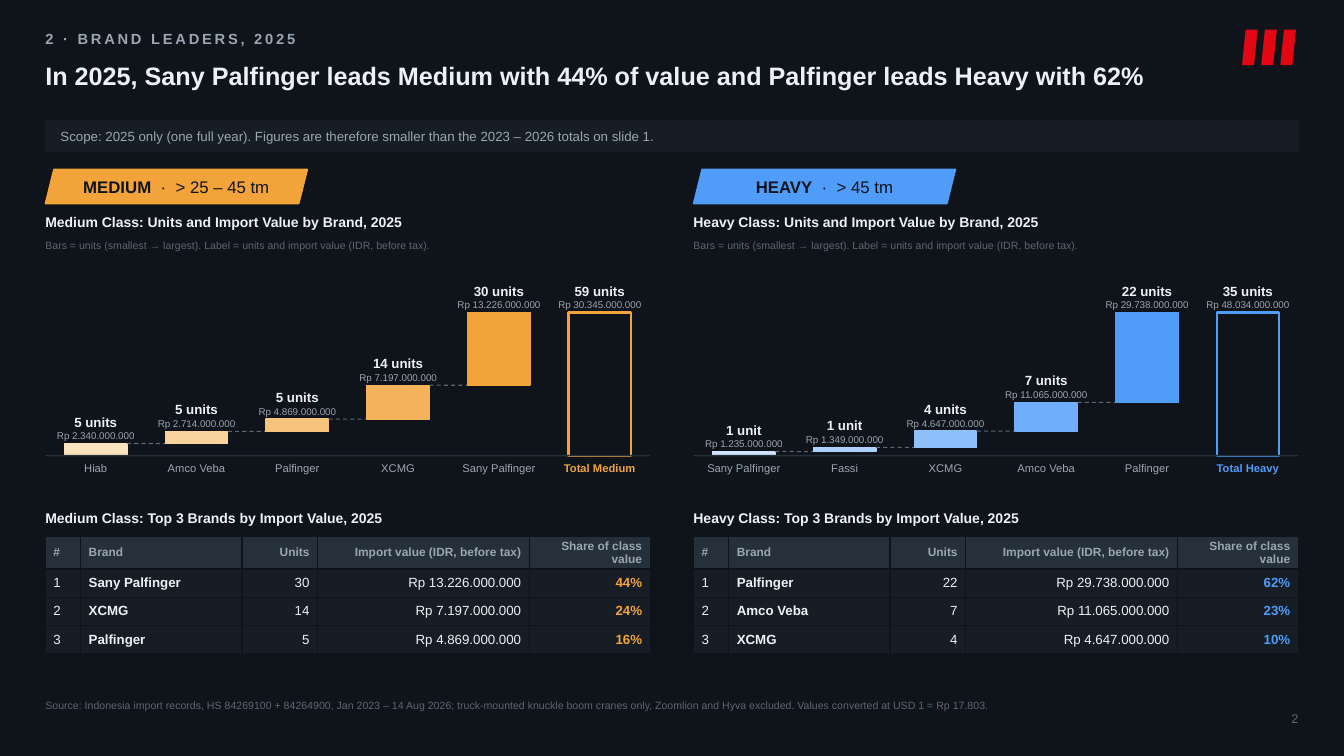
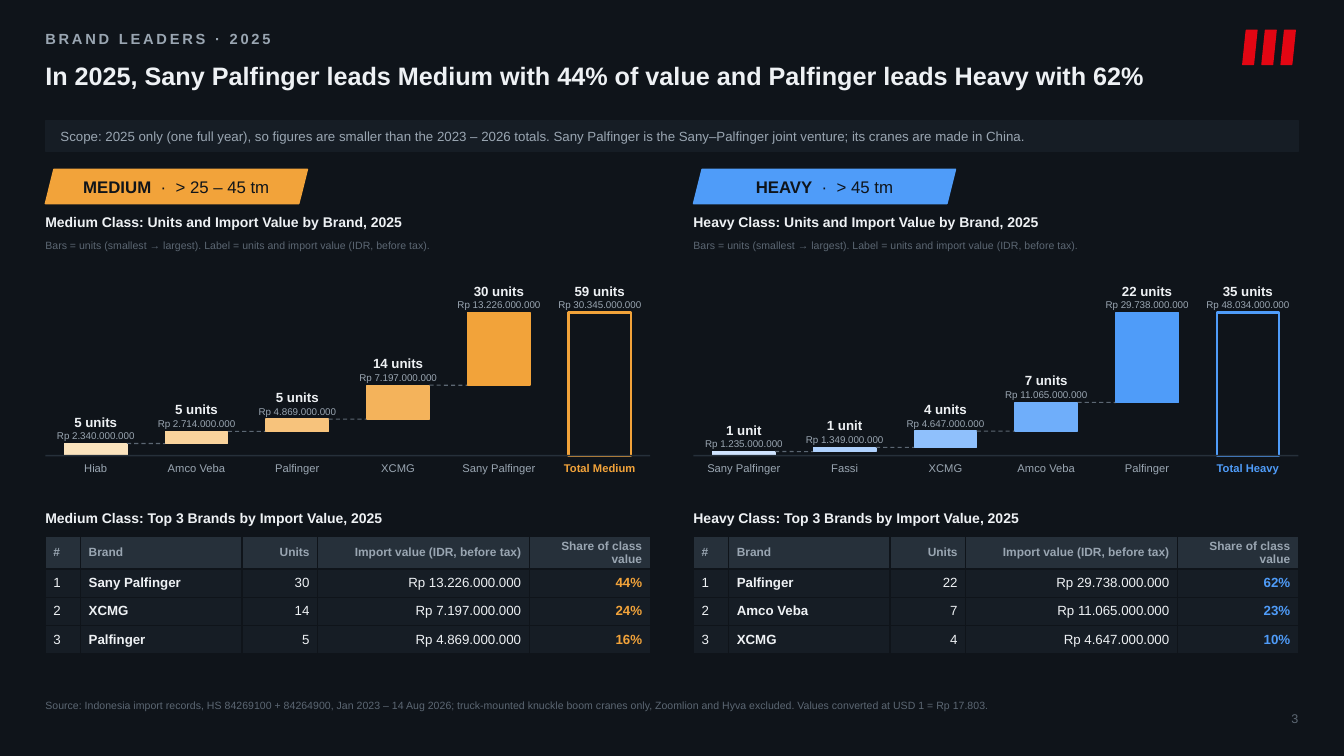
Before and after one commit to Godson7777/Ferarri_Crane_Tiberias, a slide deck: slide 4 of slides/Flli_Ferrari_Market_Strategy_v5.pptx (slide 3 before the commit). Drawn at 1344x756 pixels with LibreOffice and Linux fonts; fonts in the diff are those of the drawing. Boxes give left, top, right and bottom in pixels: in the first picture for what was removed or moved away, otherwise in the second. Text is boxed around its words. In the diff, an @@ line names an element or a change of style, - is before the commit and + after.

```diff
--- a/slides/Flli_Ferrari_Market_Strategy_v5.pptx
+++ b/slides/Flli_Ferrari_Market_Strategy_v5.pptx
@@ text at (45,34,271,44): text changed @@
-2 · BRAND LEADERS, 2025
+BRAND LEADERS · 2025
@@ text at (60,131,1024,144): text changed @@
-Scope: 2025 only (one full year). Figures are therefore smaller than the 2023 – 2026 totals on slide 1.
+Scope: 2025 only (one full year), so figures are smaller than the 2023 – 2026 totals. Sany Palfinger is the Sany–Palfinger joint venture; its cranes are made in China.
```
Also in this commit, not shown: 7 other slides changed, 3 slides added, 4 other files.
